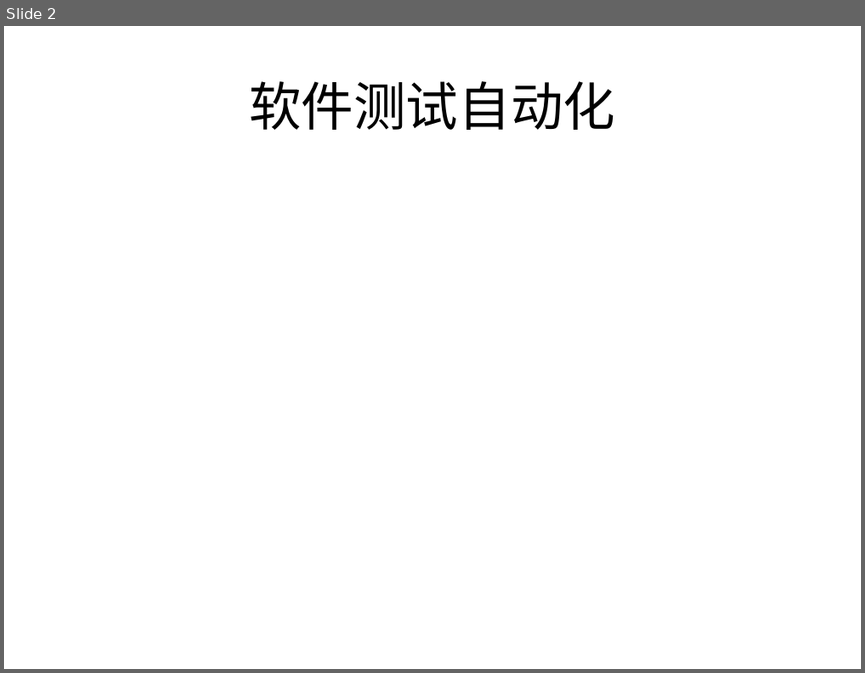
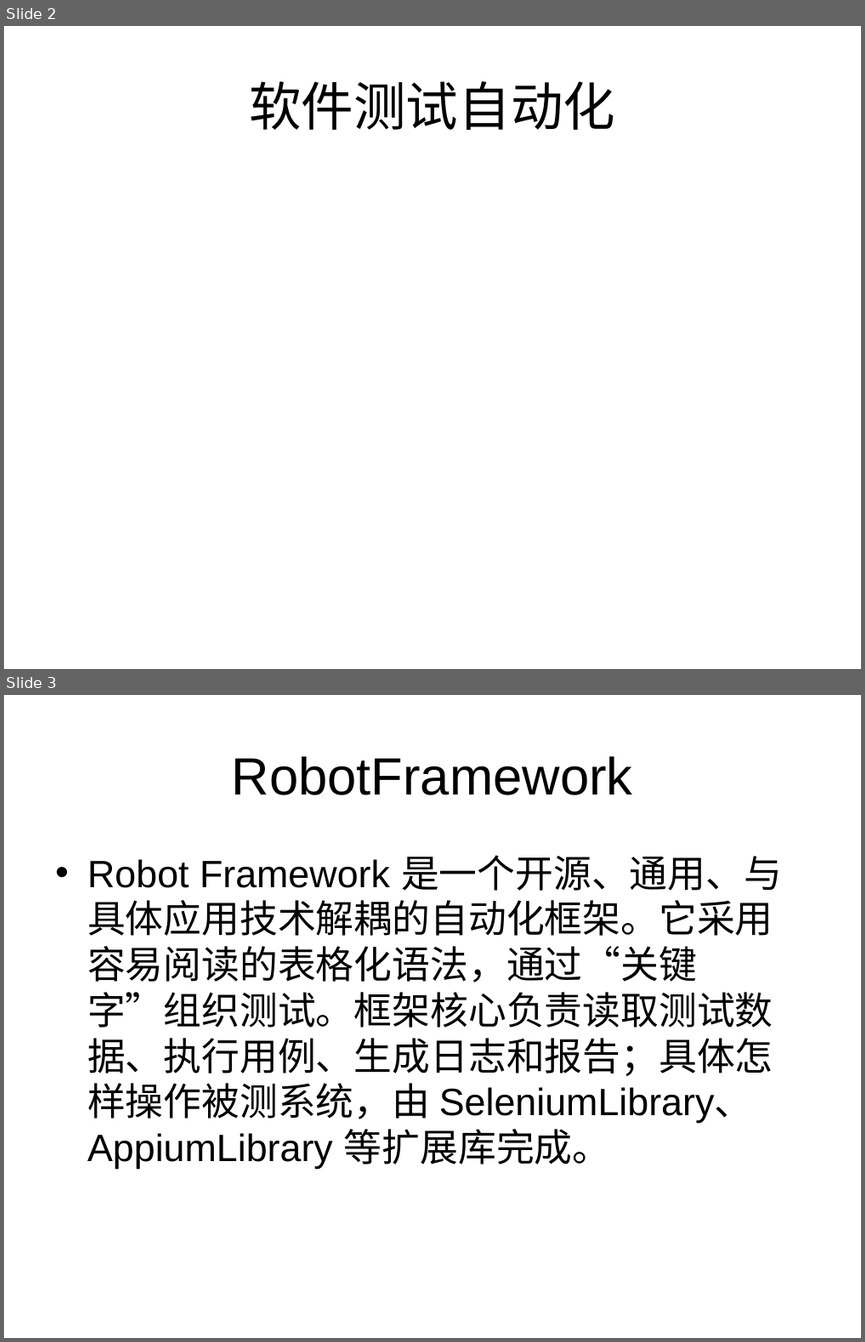
Before and after one commit to CC-coder-GSG/SurveyMasterAutoTesting, a slide deck: docs/测量大师自动化测试.ppt. Shown one above the other, each under a label of ours: slide 2 before the commit, slides 2 and 3 after it. The pictures are 865x673 and 865x1342 pixels, drawn with LibreOffice and Linux fonts; fonts in the diff are those of the drawing. Boxes give left, top, right and bottom in pixels: in the first picture for what was removed or moved away, otherwise in the second. Text is boxed around its words. In the diff, an @@ line names an element or a change of style, - is before the commit and + after.

Commit message:
docs: add Robot Framework and Appium training materials

```diff
--- a/docs/测量大师自动化测试.ppt
+++ b/docs/测量大师自动化测试.ppt
@@ slide 3 added at (4,695,861,1338), background #FFFFFF @@
@@ title added at (232,756,633,795), 44 pt, text #000000 @@
+RobotFramework
@@ text added at (87,855,782,1168), 32 pt, text #000000 @@
+• Robot Framework 是一个开源、通用、与具体应用技术解耦的自动化框架。它采用容易阅读的表格化语法，通过“关键字”组织测试。框架核心负责读取测试数据、执行用例、生成日志和报告；具体怎样操作被测系统，由 SeleniumLibrary、AppiumLibrary 等扩展库完成。
```
Also in this commit, not shown: 9 other slides added, 1 slide removed, 1 other file.
